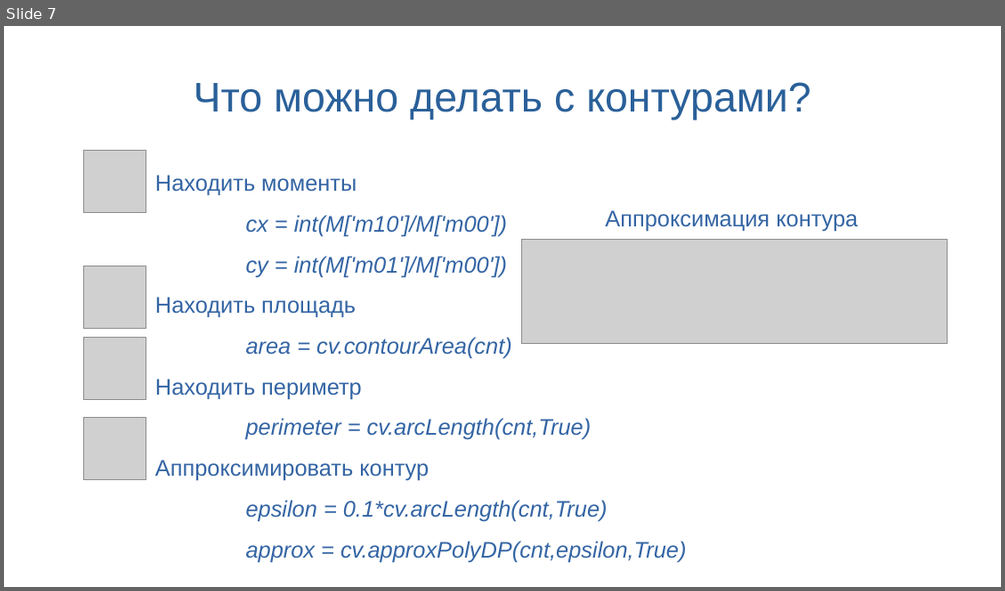
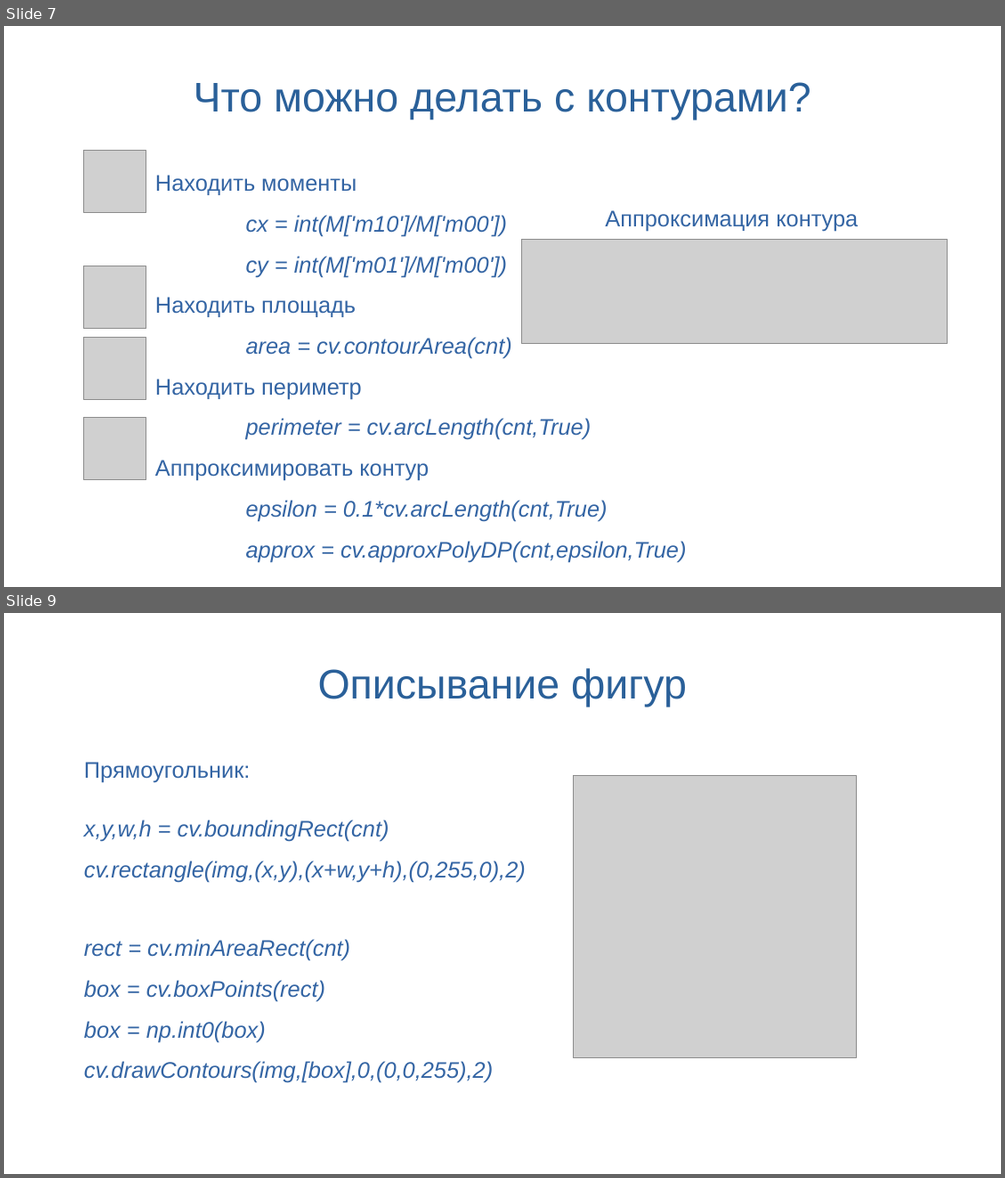
Before and after one commit to SynI20N/ING, a slide deck: Занятие12.odp. Shown one above the other, each under a label of ours: slide 7 before the commit, slides 7 and 9 after it; the slides between them are not shown. The pictures are 1005x591 and 1005x1178 pixels, drawn with LibreOffice and Linux fonts; fonts in the diff are those of the drawing; grey boxes stand for pictures; background and template pictures are left out. Boxes give left, top, right and bottom in pixels: in the first picture for what was removed or moved away, otherwise in the second. Text is boxed around its words. In the diff, an @@ line names an element or a change of style, - is before the commit and + after.

```diff
--- a/Занятие12.odp
+++ b/Занятие12.odp
@@ slide 9 added at [4, 613, 1001, 1174], background picture (left out) @@
@@ title added at [318, 668, 687, 706], 33 pt, text #2A6099 @@
+Описывание фигур
@@ text added at [84, 762, 250, 783], 18 pt, text #3465A4 @@
+Прямоугольник:
@@ picture added at [574, 776, 856, 1058] @@
@@ text added at [84, 819, 526, 883], 18 pt, text #3465A4, italic @@
+x,y,w,h = cv.boundingRect(cnt)
+cv.rectangle(img,(x,y),(x+w,y+h),(0,255,0),2)
@@ text added at [84, 939, 493, 1083], 18 pt, text #3465A4, italic @@
+rect = cv.minAreaRect(cnt)
+box = cv.boxPoints(rect)
+box = np.int0(box)
+cv.drawContours(img,[box],0,(0,0,255),2)
```
Also in this commit, not shown: 2 slides changed, 3 other slides added, 4 slides removed, 1 other file.
